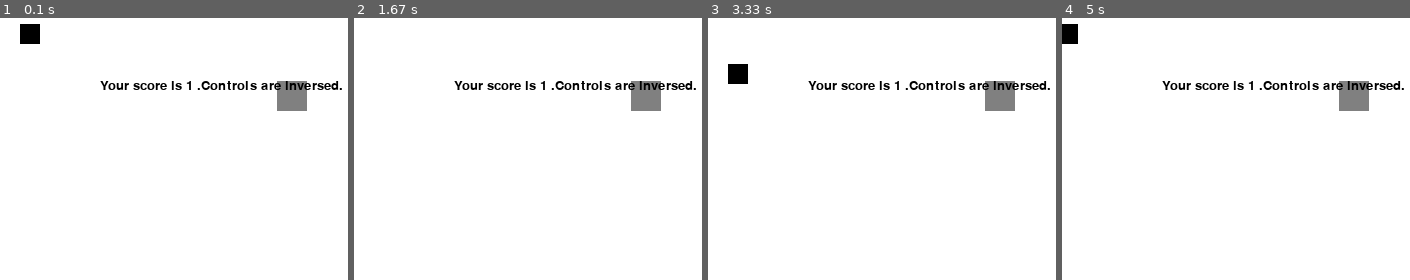
Above: before the commit, frames 1-4 (left to right).
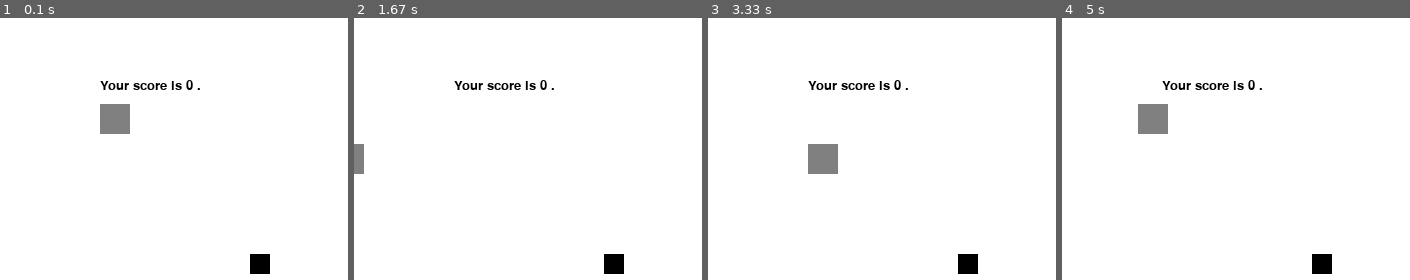
Above: after the commit, the same moments.

Repository: reychakcoding/Python-Class
Game: pygame game, started from Reyansh/Game.py
Two runs of this game, one before a commit and one after it. Both use one fixed random seed, a clock stepped at 60 frames per second and the inputs below.
Inputs (mouse positions are in pixels of both pictures, inside the frame that each line leads up to):
- Up to frame 1 (0.1 s): no input
- Up to frame 2 (1.67 s): hold D 0.33-0.8 s; move the mouse to (583, 274) at 0.37 s; hold W 0.83-1.13 s; hold D 1.17-1.63 s
- Up to frame 3 (3.33 s): hold A 1.67-2.2 s; hold S 2.23-2.53 s; hold A 2.57-2.97 s; hold W from 3 s (still down)
- Up to frame 4 (5 s): release W at 3.37 s; hold D 3.4-4.03 s; hold S 4.07-4.43 s; hold A 4.47-4.93 s; hold D from 4.97 s (still down)

The runs differ from the first frame. In frame 1, 3.5% of the frame differs, in the area x 5-99%, y 2-98%; in frame 2, 2.4%; in frame 3, 3.5%; in frame 4, 3.4%.

Commit message:
Update Game.py
making it so that its a scrolling game

Diff:
--- a/Reyansh/Game.py
+++ b/Reyansh/Game.py
@@ -7,8 +7,8 @@
 window = py.display.set_mode((windowwidth,windowheight))
 py.display.set_caption("My First Game")
 clock = py.time.Clock()
-player = py.Rect(20,20,20,20) #x,y,width,height
-rock = py.Rect(0,0,30,30)
+player = py.Rect(windowwidth/2,windowheight/2,20,20) #x,y,width,height
+rock = py.Rect(100,100,30,30)
 font = py.font.Font(None,20)
 score = 0
 xspeed = 0
@@ -35,12 +35,12 @@
     if keys[py.K_w]:
       yspeed = -2
       xspeed = 0
-    player.top-=yspeed
-    player.left+=xspeed
+    rock.top-=yspeed
+    rock.left+=xspeed
     if(player.colliderect(rock)==True):  #if blue square collided with black square
       print("collided")
       score = score+1
-      rock = (ran.randint(0,400),ran.randint(0,400),30,30)
+      rock = py.Rect(ran.randint(0,400),ran.randint(0,400),30,30)
     if ev.type == py.MOUSEBUTTONDOWN:
       print("mouse is clicked")
     # event options
@@ -52,7 +52,7 @@
     # MOUSEBUTTONDOWN   pos, button, touch
 
     window.fill("white")
-    text = font.render("Your score is " + str(score) +" ." + "Controls are inversed.",True,(0,0,0))
+    text = font.render("Your score is " + str(score) +" .",True,(0,0,0))
     mouseX,mouseY = py.mouse.get_pos()
 
     #player.centerx = mouseX
